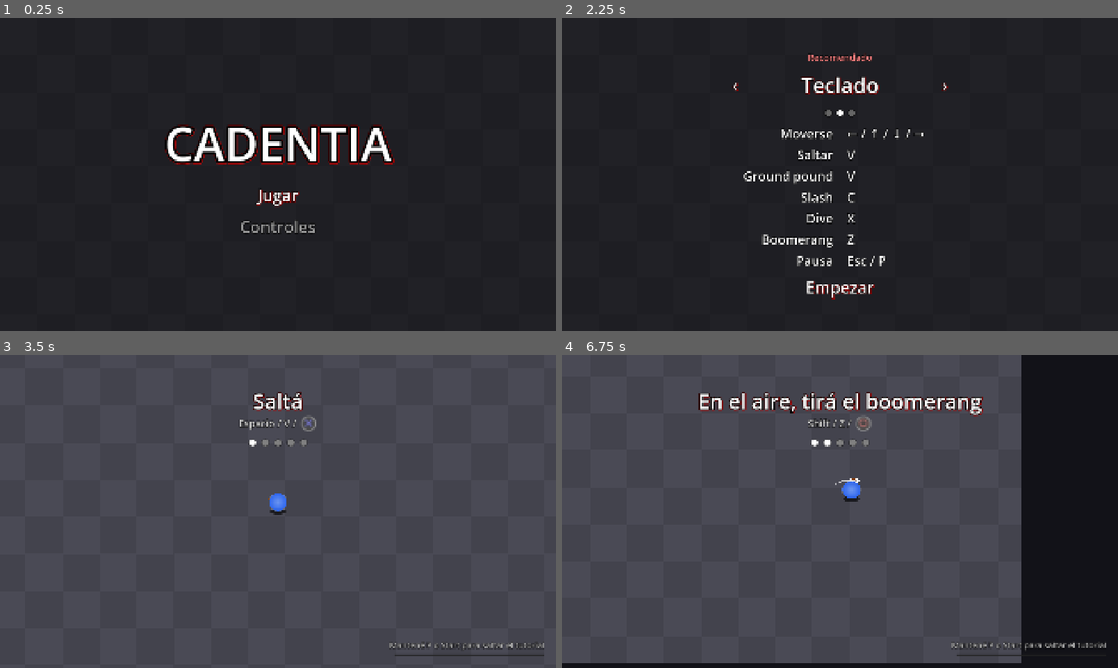
Above: before the commit, frames 1-4 (two rows, left to right).
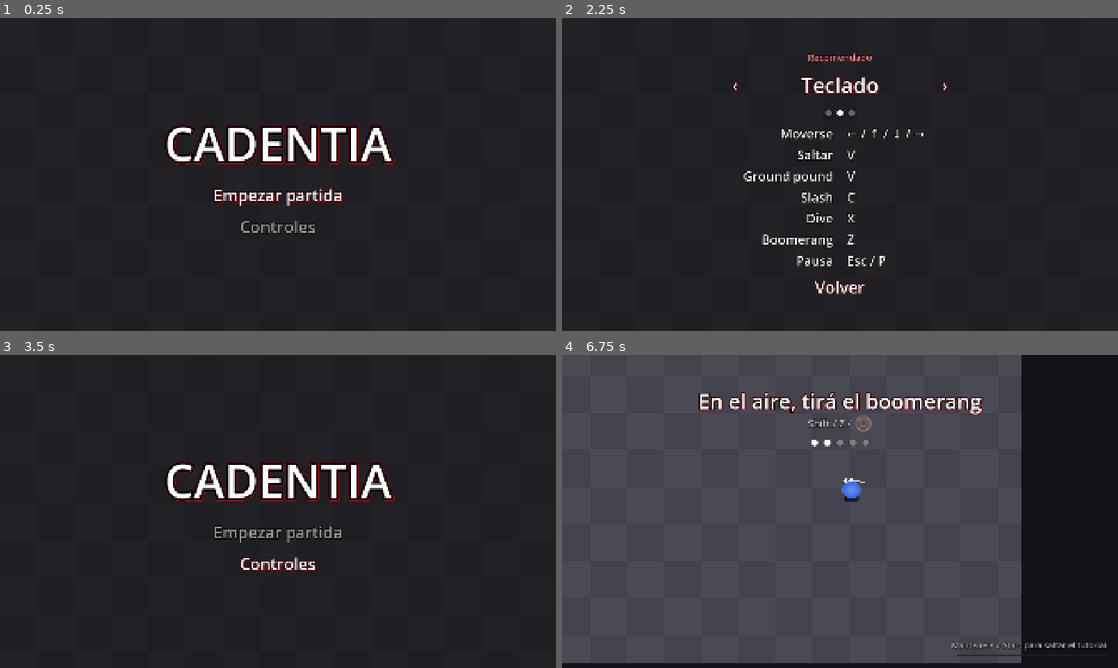
Above: after the commit, the same moments.

Repository: Lucarni-Lucas/entrega-boss-lucarni-lucas
Game: Godot game, scene res://scenes/ui/menu_principal.tscn
Two runs of this game, one before a commit and one after it. Both use one fixed random seed, a clock stepped at 60 frames per second and the inputs below.
Inputs (mouse positions are in pixels of both pictures, inside the frame that each line leads up to):
- Up to frame 1 (0.25 s): no input
- Up to frame 2 (2.25 s): click "Controles" at 0.5 s; click "Volver" at 1.25 s; click "Jugar" (after the commit: "Controles") at 2 s
- Up to frame 3 (3.5 s): click "Empezar" (after the commit: "Volver") at 2.75 s
- Up to frame 4 (6.75 s): click (840, 533) at 3.5 s, where only the run after the commit has a clickable "Empezar partida"; tap Enter at 4.25 s; move the mouse to (962, 495) at 4.27 s; hold D (mover_derecha) 4.28-5.03 s; tap Z (boomerang) at 4.35 s; click (962, 495) at 4.42 s; move the mouse to (728, 527) at 5.02 s; hold S (mover_abajo) 5.03-5.78 s; tap X (dive) at 5.1 s; move the mouse to (895, 442) at 5.77 s; hold D (mover_derecha) 5.78-6.53 s; tap Space (ground_pound) at 5.85 s; move the mouse to (812, 574) at 6.52 s; hold W (mover_arriba) from 6.53 s (still down); tap C (slash) at 6.6 s; click (812, 574) at 6.67 s

The runs differ from the first frame. In frame 1, 0.7% of the frame differs, in the area x 38-62%, y 54-60%; in frame 2, 0.3%; in frame 3, 99%, in the area x 0-100%, y 0-100%; in frame 4, less than 0.1%.

Commit message:
saco el que muestre controles nda mas empezar partida

Diff:
--- a/entrega-boss-lucarni-lucas/scenes/ui/controles.gd
+++ b/entrega-boss-lucarni-lucas/scenes/ui/controles.gd
@@ -1,6 +1,5 @@
 extends Control
 
-signal empezar
 signal cerrado
 
 const _NOMBRES := ["Teclado y mouse", "Teclado", "Joystick"]
@@ -9,7 +8,6 @@
 @export var color_punto_inactivo := Color(0.4, 0.4, 0.4)
 
 var _pagina := _TECLADO
-var _antes_de_jugar := false
 
 @onready var _recomendado: Label = $Contenido/Recomendado
 @onready var _nombre: Label = $Contenido/Selector/Nombre
@@ -23,12 +21,10 @@
 func _ready() -> void:
 	_izquierda.pressed.connect(_cambiar_pagina.bind(-1))
 	_derecha.pressed.connect(_cambiar_pagina.bind(1))
-	_boton.pressed.connect(_on_boton_pressed)
+	_boton.pressed.connect(_cerrar)
 
 
-func abrir(antes_de_jugar: bool) -> void:
-	_antes_de_jugar = antes_de_jugar
-	_boton.poner_texto("Empezar" if antes_de_jugar else "Volver")
+func abrir() -> void:
 	_pagina = _TECLADO
 	_mostrar_pagina()
 	visible = true
@@ -69,13 +65,6 @@
 	flecha.modulate.a = 1.0 if disponible else 0.0
 
 
-func _on_boton_pressed() -> void:
-	if _antes_de_jugar:
-		empezar.emit()
-	else:
-		_cerrar()
-
-
 func _cerrar() -> void:
 	visible = false
 	cerrado.emit()
--- a/entrega-boss-lucarni-lucas/scenes/ui/controles.tscn
+++ b/entrega-boss-lucarni-lucas/scenes/ui/controles.tscn
@@ -443,4 +443,4 @@
 
 [node name="Boton" parent="Contenido" unique_id=2077913631 instance=ExtResource("1_0lq82")]
 layout_mode = 2
-text = "Empezar"
+text = "Volver"
--- a/entrega-boss-lucarni-lucas/scenes/ui/menu_partida.gd
+++ b/entrega-boss-lucarni-lucas/scenes/ui/menu_partida.gd
@@ -102,7 +102,7 @@
 
 func _abrir_controles() -> void:
 	_opciones.visible = false
-	_controles.abrir(false)
+	_controles.abrir()
 
 
 func _on_controles_cerrado() -> void:
--- a/entrega-boss-lucarni-lucas/scenes/ui/menu_principal.gd
+++ b/entrega-boss-lucarni-lucas/scenes/ui/menu_principal.gd
@@ -2,32 +2,28 @@
 
 @export_file("*.tscn") var escena_partida: String
 
-var _boton_que_abrio: Button
-
 @onready var _opciones: VBoxContainer = $Opciones
-@onready var _jugar: Button = $Opciones/Jugar
+@onready var _empezar_partida: Button = $Opciones/EmpezarPartida
 @onready var _boton_controles: Button = $Opciones/Controles
 @onready var _controles := $Controles
 
 
 func _ready() -> void:
-	_jugar.pressed.connect(_abrir_controles.bind(_jugar))
-	_boton_controles.pressed.connect(_abrir_controles.bind(_boton_controles))
-	_controles.empezar.connect(_on_controles_empezar)
+	_empezar_partida.pressed.connect(_on_empezar_partida_pressed)
+	_boton_controles.pressed.connect(_abrir_controles)
 	_controles.cerrado.connect(_on_controles_cerrado)
-	_jugar.grab_focus()
+	_empezar_partida.grab_focus()
 
 
-func _abrir_controles(boton: Button) -> void:
-	_boton_que_abrio = boton
-	_opciones.visible = false
-	_controles.abrir(boton == _jugar)
+func _on_empezar_partida_pressed() -> void:
+	get_tree().change_scene_to_file(escena_partida)
 
 
-func _on_controles_empezar() -> void:
-	get_tree().change_scene_to_file(escena_partida)
+func _abrir_controles() -> void:
+	_opciones.visible = false
+	_controles.abrir()
 
 
 func _on_controles_cerrado() -> void:
 	_opciones.visible = true
-	_boton_que_abrio.grab_focus()
+	_boton_controles.grab_focus()
--- a/entrega-boss-lucarni-lucas/scenes/ui/menu_principal.tscn
+++ b/entrega-boss-lucarni-lucas/scenes/ui/menu_principal.tscn
@@ -60,9 +60,9 @@
 text = "CADENTIA"
 horizontal_alignment = 1
 
-[node name="Jugar" parent="Opciones" unique_id=2028608480 instance=ExtResource("1_tu06j")]
+[node name="EmpezarPartida" parent="Opciones" unique_id=2028608480 instance=ExtResource("1_tu06j")]
 layout_mode = 2
-text = "Jugar"
+text = "Empezar partida"
 
 [node name="Controles" parent="Opciones" unique_id=1926817305 instance=ExtResource("1_tu06j")]
 layout_mode = 2
